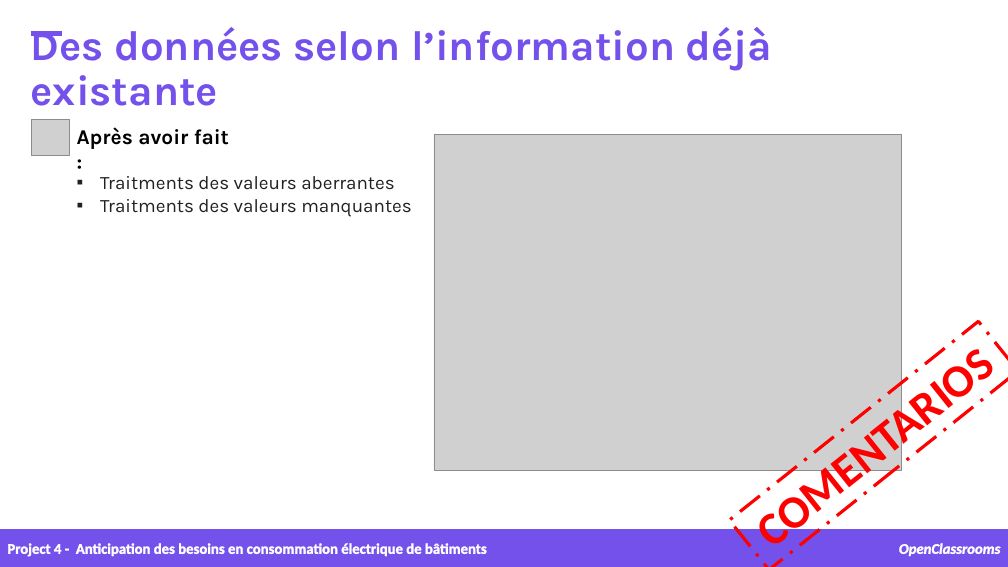
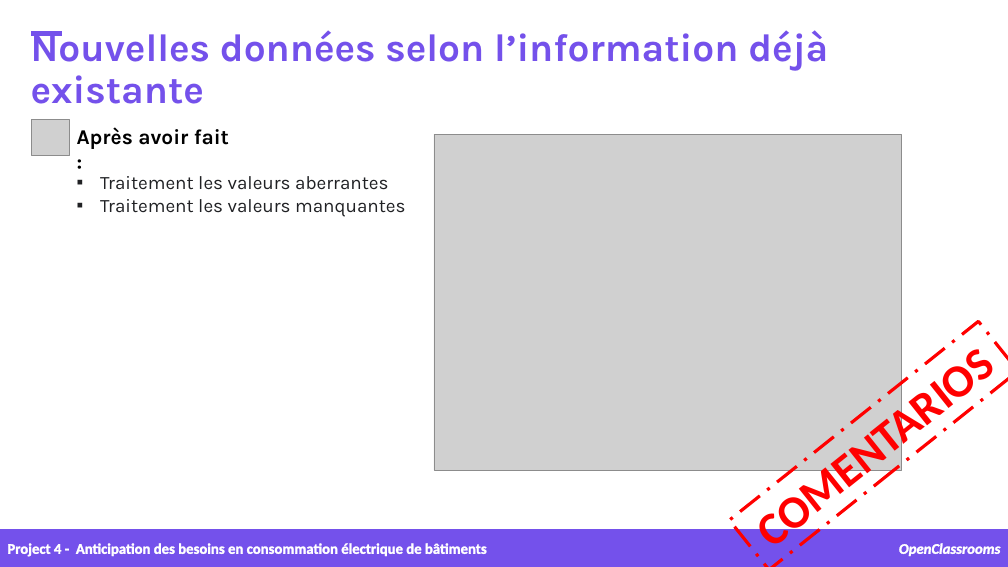
Before and after one commit to samirhinojosa/OC-P4-consumption-needs-of-buildings, a slide deck: slide 15 of supports/P4_presentation v1.pptx. Drawn at 1008x567 pixels with LibreOffice and Linux fonts; fonts in the diff are those of the drawing; grey boxes stand for pictures; background and template pictures are left out. Boxes give left, top, right and bottom in pixels: in the first picture for what was removed or moved away, otherwise in the second. Text is boxed around its words. In the diff, an @@ line names an element or a change of style, - is before the commit and + after.

```diff
--- a/supports/P4_presentation v1.pptx
+++ b/supports/P4_presentation v1.pptx
@@ text at [31,30,828,104]: text changed; size 40 to 37 pt @@
-Des données selon l’information déjà existante
+Nouvelles données selon l’information déjà existante
@@ text at [100,176,405,217]: text changed @@
-▪ Traitments des valeurs aberrantes
-▪ Traitments des valeurs manquantes
+▪ Traitement les valeurs aberrantes
+▪ Traitement les valeurs manquantes
```
Also in this commit, not shown: 11 other slides changed, 2 slides added, 2 slides removed, 42 other files.
